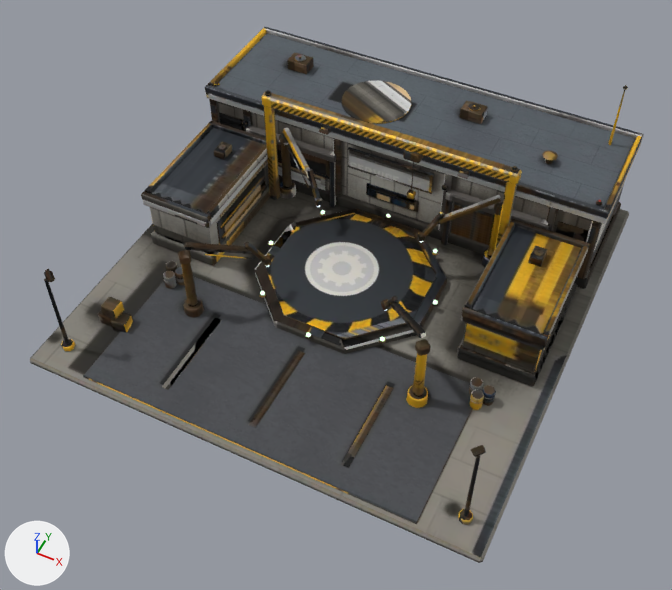
An edit to the glTF model public/models/fix.allies.glb, drawn before and after from the same camera.
One viewpoint serves both versions: a 50 mm camera at (1.8, -3.81, 4.6) aimed at (0.07, -0.35, 0.28). The lights are fixed; the arrows at lower left show +X, +Y and +Z. The older version comes first. Where no turn or scale is listed for an object, it has been applied to the vertices. Vertices at exactly the same position are counted once.

In view in the first picture: 'root_mesh'.
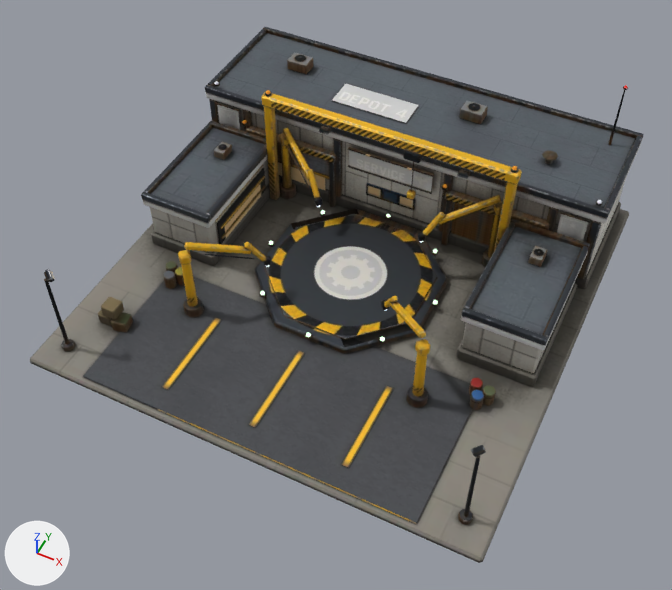
What the commit changed:
me_root is used by ob_root_mesh; location (0.0, 0.0, 0.59).
me_root had 3762 vertices, 5840 faces and spanned x -1.49..1.49, y -1.49..1.49, z -0.59..0.59.
me_root now has 3822 vertices, 5938 faces and spans x -1.49..1.49, y -1.49..1.49, z -0.59..0.59.
me_root part 1: a new loose piece, a 6-sided cylinder along x spanning x 1.145..1.335, y 0.577..0.587, z 0.0532..0.0618, in mat_body.
me_root part 2: the loose piece of 40 vertices spanning x -0.54..-0.06, y 0.76..1.24, z 0.14 is rebuilt with 8 vertices and now spans x -0.58..-0.02, y 0.87..1.09, z 0.14.
me_root part 3: a new loose piece of 42 vertices spanning x -1.32..-1.16, y 0.57..0.6, z -0.35..0.05, in mat_body.
me_root part 4: a new loose piece of 42 vertices spanning x 1.16..1.32, y 0.57..0.6, z -0.35..0.05, in mat_body.
me_root part 5: the loose piece of 8 vertices spanning x -1.34..-1.14, y 0.61..0.62, z -0.24..-0.04 is deleted.
me_root part 6: the loose piece of 8 vertices spanning x 1.14..1.34, y 0.61..0.62, z -0.24..-0.04 is deleted.
Part 7, on me_root:
28 faces are deleted.
28 new faces join them, mat_body.
Part 8, on me_root:
12 faces are deleted.
12 new faces join them, mat_body.
me_root part 9: 4544 kept faces spanning x -1.49..1.49, y -1.49..1.49, z -0.59..0.59 get new texture (UV) coordinates.
Other edits to the shape of me_root do not show in these pictures.

Boxes (x1, y1, x2, y2) around the edits, measured in the pictures (672 x 590 px; the box of a moved part takes in the faces that stretch with it):
part 1 of me_root, added: after (560, 212, 590, 223)
part 2 of me_root, rebuilt (26% wider, 7% shorter): before (342, 81, 411, 123); after (332, 84, 419, 123)
part 3 of me_root, added: after (217, 105, 240, 130)
part 4 of me_root, added: after (557, 214, 588, 241)
part 5 of me_root, deleted: before (219, 113, 244, 131)
part 6 of me_root, deleted: before (556, 221, 588, 242)
part 7 of me_root, moved or reshaped: (265, 55, 306, 95) in both
part 8 of me_root, moved or reshaped: (471, 378, 483, 385) in both
part 9 of me_root, surface changed: (31, 28, 643, 524) in both
